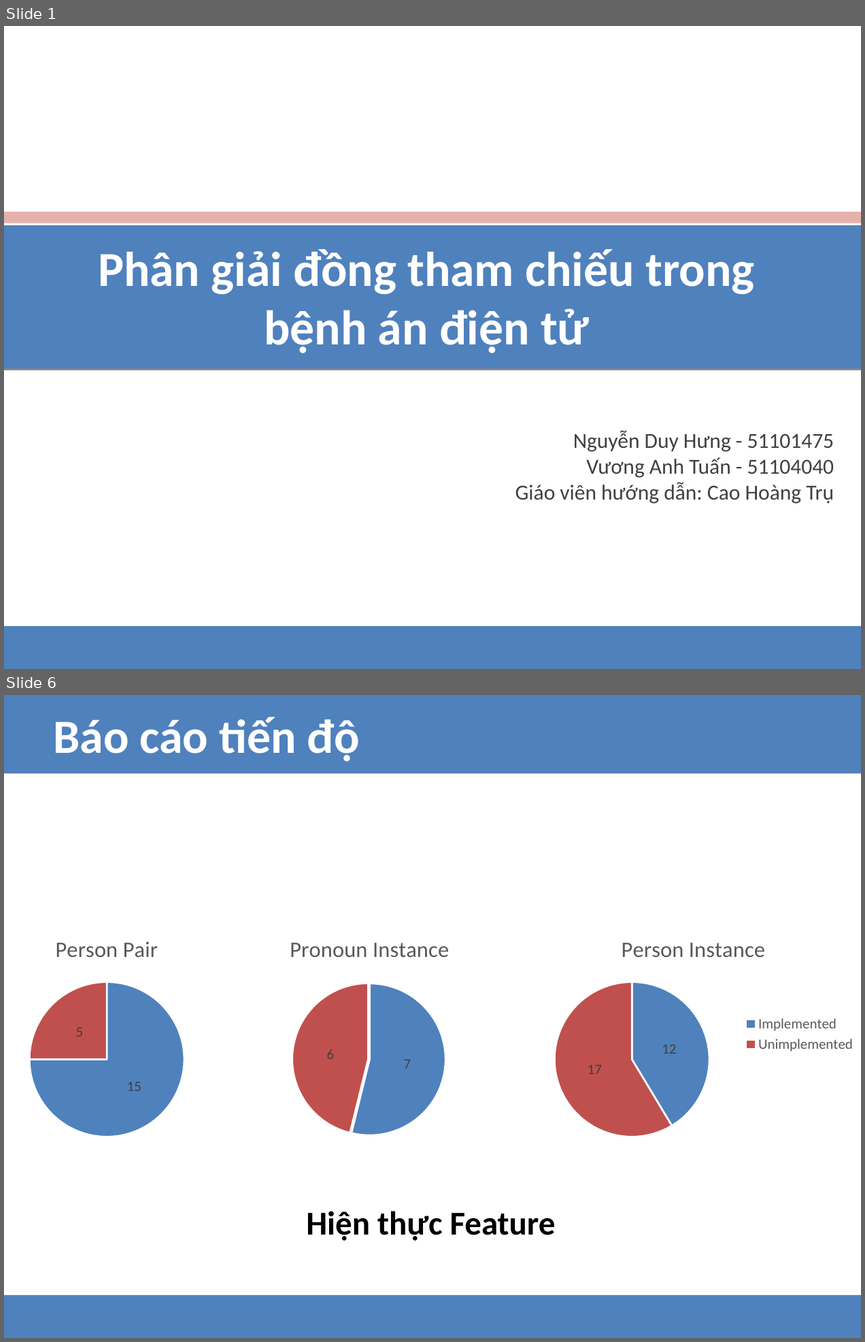
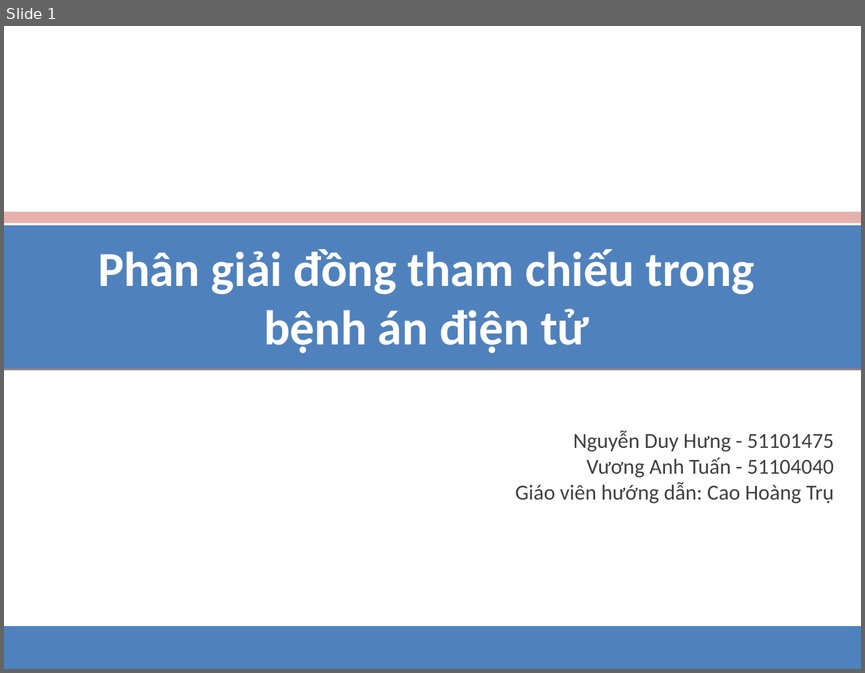
Before and after one commit to hungnd1475/graduate-thesis-hcmut-2015, a slide deck: reports/lvtn/presentation.pptx. Shown one above the other, each under a label of ours: slides 1 and 6 before the commit, slide 1 after it; the slides between them are not shown. The pictures are 865x1342 and 865x673 pixels, drawn with LibreOffice and Linux fonts; fonts in the diff are those of the drawing. Boxes give left, top, right and bottom in pixels: in the first picture for what was removed or moved away, otherwise in the second. Text is boxed around its words. In the diff, an @@ line names an element or a change of style, - is before the commit and + after.

```diff
--- a/reports/lvtn/presentation.pptx
+++ b/reports/lvtn/presentation.pptx
@@ slide 6 removed at <box>4,695,861,1338</box>, background #FFFFFF @@
@@ rectangle removed at <box>4,695,861,774</box> @@
@@ text removed at <box>53,717,360,762</box> @@
-Báo cáo tiến độ
@@ pie chart removed at <box>4,919,278,1149</box> @@
-title "Person Pair"
-categories: 1, 2
-Person Pair: 15, 5, -, -
@@ pie chart removed at <box>198,919,541,1149</box> @@
-title "Pronoun Instance"
-categories: 1, 2
-Pronoun Instance: 7, 6, -, -
@@ pie chart removed at <box>522,919,861,1149</box> @@
-title "Person Instance"
-categories: Implemented, Unimplemented
-Person Instance: 12, 17
@@ text removed at <box>306,1210,555,1240</box> @@
-Hiện thực Feature
@@ rectangle removed at <box>4,1295,861,1338</box> @@
```
Also in this commit, not shown: 1 slide changed, 7 slides added, 4 other slides removed.
